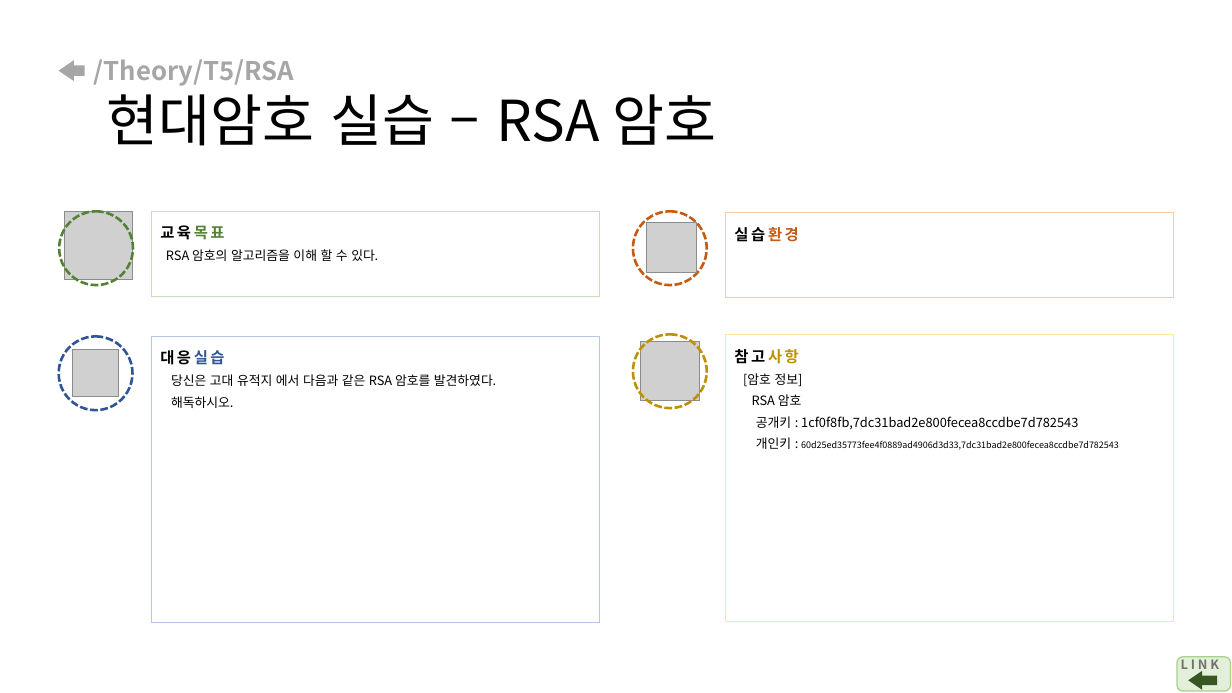
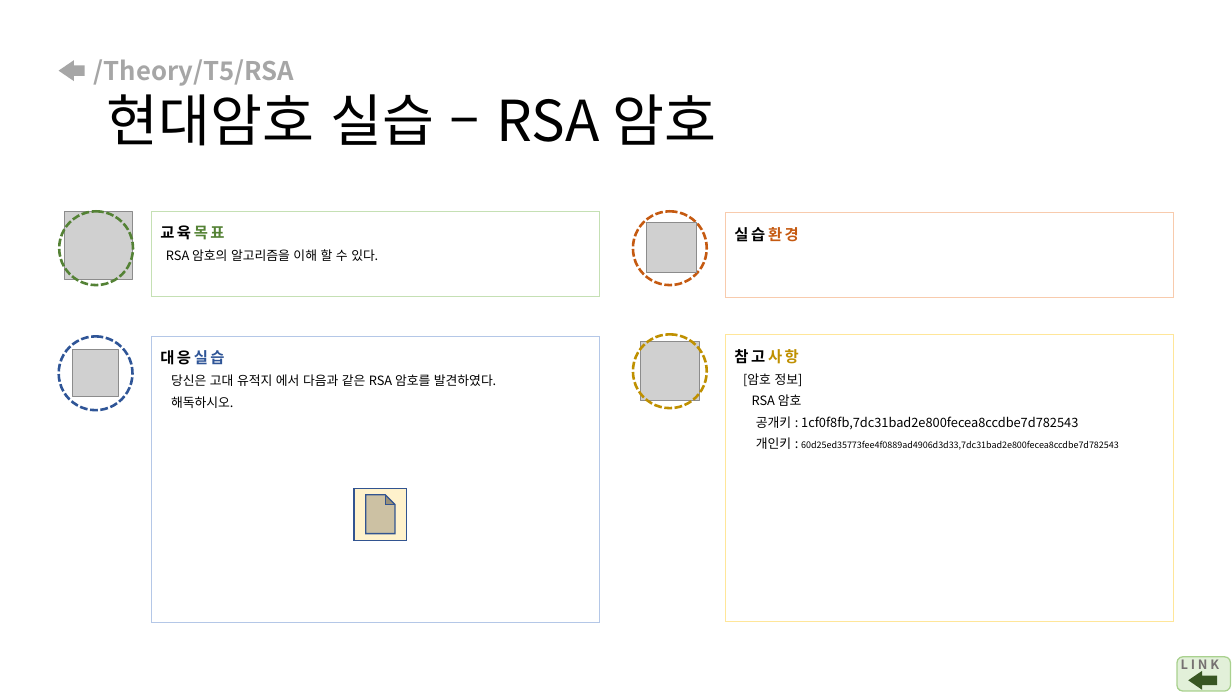
Before and after one commit to arizona95/CyberTraining, a slide deck: slide 17 of Lecture/student_before_class_ppt/국방사이버보안_수업전_7강.pptx. Drawn at 1232x693 pixels with LibreOffice and Linux fonts; fonts in the diff are those of the drawing; grey boxes stand for pictures. Boxes give left, top, right and bottom in pixels: in the first picture for what was removed or moved away, otherwise in the second. Text is boxed around its words. In the diff, an @@ line names an element or a change of style, - is before the commit and + after.

```diff
--- a/Lecture/student_before_class_ppt/국방사이버보안_수업전_7강.pptx
+++ b/Lecture/student_before_class_ppt/국방사이버보안_수업전_7강.pptx
@@ action button document added at (354, 488, 407, 540), fill #FFF2CC, outline #325491 1 pt @@
```
